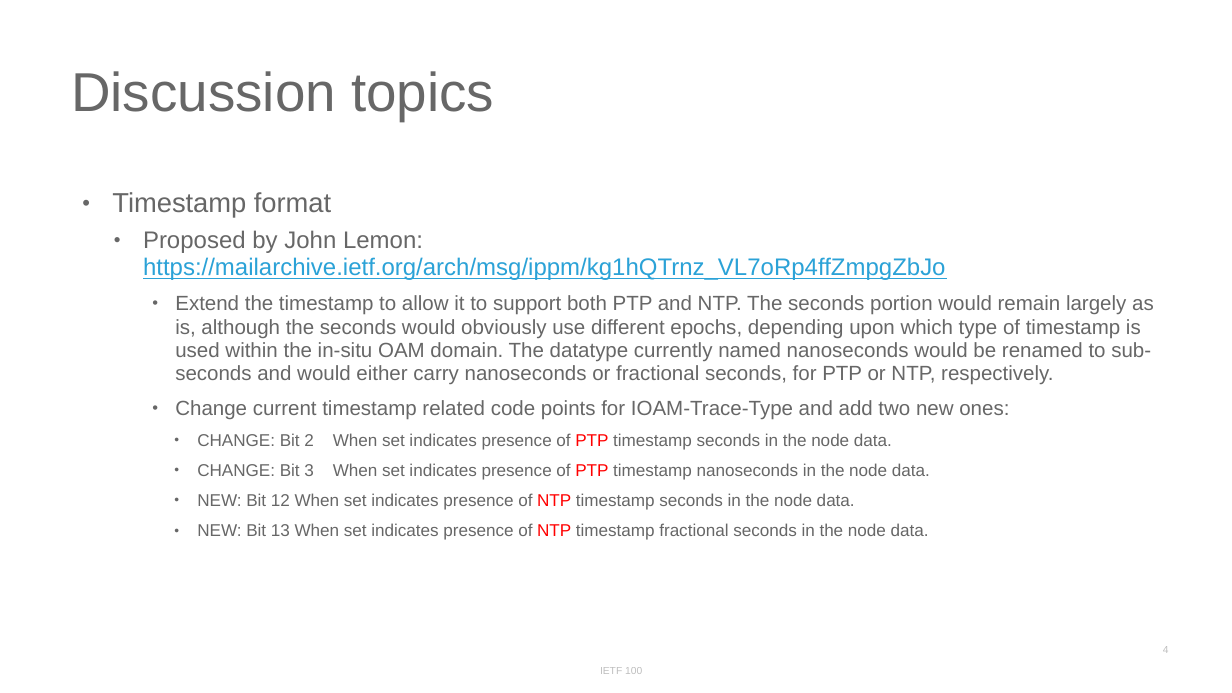
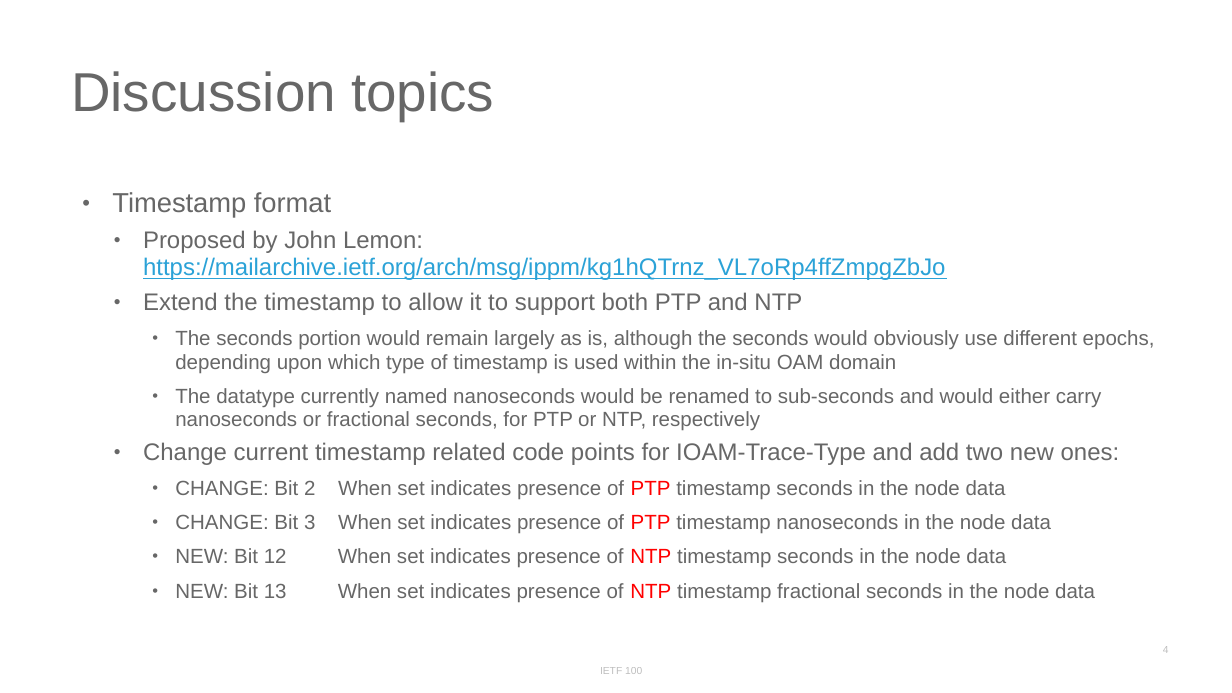
Before and after one commit to inband-oam/ietf, a slide deck: slide 4 of presentations/IETF100/IETF100-IPPM-IOAM.pptx. Drawn at 1232x693 pixels with LibreOffice and Linux fonts; fonts in the diff are those of the drawing. Boxes give left, top, right and bottom in pixels: in the first picture for what was removed or moved away, otherwise in the second. Text is boxed around its words. In the diff, an @@ line names an element or a change of style, - is before the commit and + after.

```diff
--- a/presentations/IETF100/IETF100-IPPM-IOAM.pptx
+++ b/presentations/IETF100/IETF100-IPPM-IOAM.pptx
@@ text at (143,292,1155,431): text changed @@
-    • Extend the timestamp to allow it to support both PTP and NTP. The seconds portion would remain largely as is, although the seconds would obviously use different epochs, depending upon which type of timestamp is used within the in-situ OAM domain. The datatype currently named nanoseconds would be renamed to sub-seconds and would either carry nanoseconds or fractional seconds, for PTP or NTP, respectively.
+  • Extend the timestamp to allow it to support both PTP and NTP
+    • The seconds portion would remain largely as is, although the seconds would obviously use different epochs, depending upon which type of timestamp is used within the in-situ OAM domain
+    • The datatype currently named nanoseconds would be renamed to sub-seconds and would either carry nanoseconds or fractional seconds, for PTP or NTP, respectively
@@ text at (143,442,1120,465): size 12 to 14 pt in "Change current timestamp related code points for ..."; list level 3 to 2 in "Change current timestamp related code ..." @@
@@ text at (175,480,1095,602): text changed; size 10 to 12 pt @@
-      • CHANGE: Bit 2 When set indicates presence of PTP timestamp seconds in the node data.
-      • CHANGE: Bit 3 When set indicates presence of PTP timestamp nanoseconds in the node data.
-      • NEW: Bit 12 When set indicates presence of NTP timestamp seconds in the node data.
-      • NEW: Bit 13 When set indicates presence of NTP timestamp fractional seconds in the node data.
+    • CHANGE: Bit 2 When set indicates presence of PTP timestamp seconds in the node data
+    • CHANGE: Bit 3 When set indicates presence of PTP timestamp nanoseconds in the node data
+    • NEW: Bit 12 When set indicates presence of NTP timestamp seconds in the node data
+    • NEW: Bit 13 When set indicates presence of NTP timestamp fractional seconds in the node data
```
Also in this commit, not shown: 1 other slide changed.
